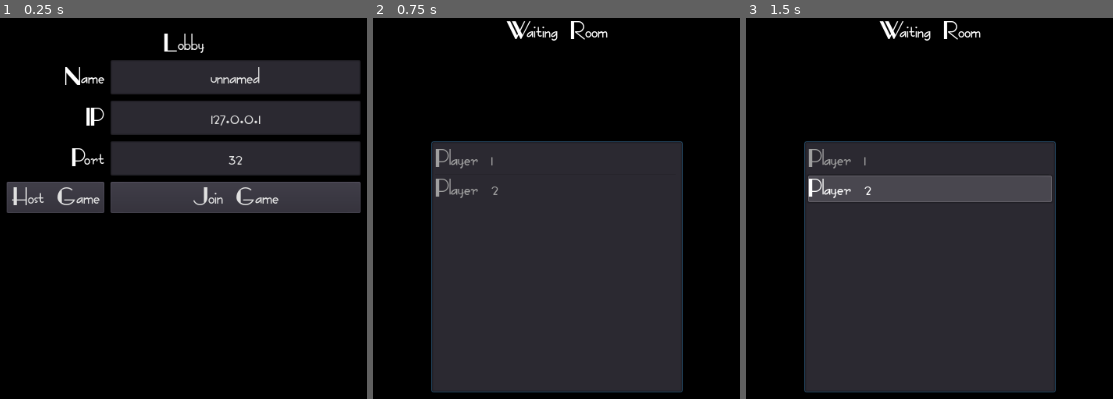
Above: before the commit, frames 1-3 (left to right).
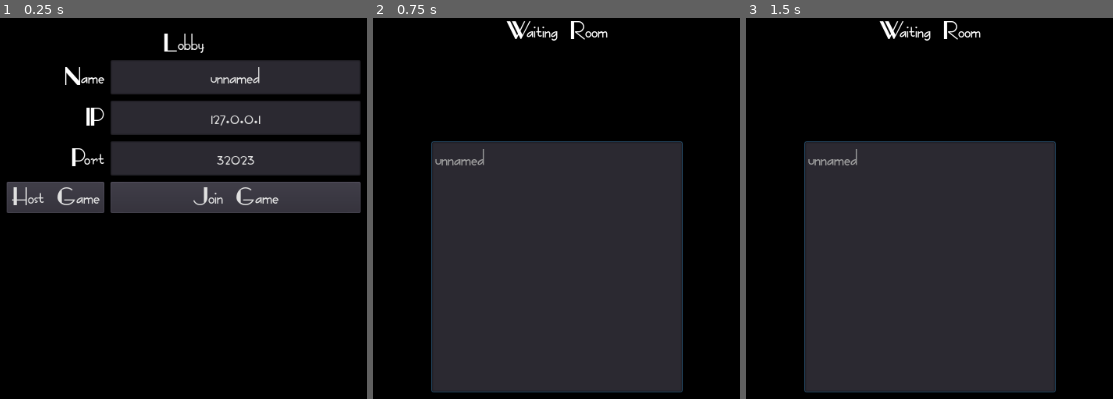
Above: after the commit, the same moments.

Repository: holywar20/GodotGetaway
Game: Godot game, scene res://Lobby/Lobby.tscn
The game is run twice, just before and just after one commit, with the same random seed, the same clock (stepped at 60 frames per second) and the same inputs.
Inputs:
- Up to frame 1 (0.25 s): no input
- Up to frame 2 (0.75 s): click "Host Game" at 0.5 s
- Up to frame 3 (1.5 s): click "Join Game" at 1.25 s

The runs differ from the first frame. In frame 1, 0.2% of the frame differs, in the area x 59-70%, y 36-39%; in frame 2, 0.5%; in frame 3, 4.8%, in the area x 16-84%, y 34-49%.

Commit message:
Added Networking & Basic movement

Diff:
--- a/Lobby/Lobby.gd
+++ b/Lobby/Lobby.gd
@@ -1,17 +1,27 @@
 extends Control
 
+# Text boxes
 onready var nameTextBox = $VBox/Center/Grid/NameTextBox
 onready var portTextBox = $VBox/Center/Grid/PortTextBox
 onready var ipTextBox = $VBox/Center/Grid/IPTextBox
 
+
+#sub scenes
+onready var waitingRoom = $WaitingRoom
+
 func _ready():
 	nameTextBox.text = Saved.saveData["PlayerName"]
+	portTextBox.text = str(Network.DEFAULT_PORT)
+	ipTextBox.text = str(Network.DEFAULT_IP)
 
 func _onHostGameButtonDown():
+	Network.selectedPort = int( portTextBox.text )
 	Network.createServer()
 	createWaitingRoom()
 
 func _onJoinGameButtonDown():
+	Network.selectedPort = int( portTextBox.text )
+	Network.selectedIp = ipTextBox.text
 	Network.connectToServer()
 	createWaitingRoom()
 
@@ -20,4 +30,5 @@
 	Saved.saveGame()
 
 func createWaitingRoom():
-	$WaitingRoom.popup_centered()
+	waitingRoom.popup_centered()
+	waitingRoom.refreshPlayers( Network.players )
--- a/Lobby/WaitingRoom.gd
+++ b/Lobby/WaitingRoom.gd
@@ -10,4 +10,4 @@
 
 	for id in players:
 		var player = players[id]["PlayerName"]
-		playerList.addItem( player , null , false )
+		playerList.add_item( player , null , false )
--- a/Lobby/WaitingRoom.tscn
+++ b/Lobby/WaitingRoom.tscn
@@ -1,11 +1,16 @@
-[gd_scene load_steps=2 format=2]
+[gd_scene load_steps=3 format=2]
 
 [ext_resource path="res://Lobby/LobbyTheme.tres" type="Theme" id=1]
+[ext_resource path="res://Lobby/WaitingRoom.gd" type="Script" id=2]
 
-[node name="WaitingRoom" type="Popup"]
+[node name="WaitingRoom" type="Popup" groups=[
+"WaitingRoom",
+]]
+visible = true
 anchor_right = 1.0
 anchor_bottom = 1.0
 theme = ExtResource( 1 )
+script = ExtResource( 2 )
 __meta__ = {
 "_edit_use_anchors_": false
 }
--- a/Networking/Network.gd
+++ b/Networking/Network.gd
@@ -4,9 +4,15 @@
 const DEFAULT_PORT = 32023
 const MAX_PLAYERS = 4
 
+const WAITING_ROOM_GROUP = "WaitingRoom"
+
+var selectedPort : int
+var selectedIp : String
+
 var localPlayerId = 0
 sync var players = {}
 sync var playerData = {}
+# puppet , master
 
 signal playerDisconneceted
 signal serverDisconnected
@@ -26,7 +32,7 @@
 # Host a Server
 func createServer():
 	var peer = NetworkedMultiplayerENet.new()
-	peer.create_server( DEFAULT_PORT , MAX_PLAYERS )
+	peer.create_server( selectedPort , MAX_PLAYERS )
 	get_tree().set_network_peer( peer )
 
 	addToPlayerList()
@@ -40,18 +46,25 @@
 	var peer = NetworkedMultiplayerENet.new()
 	get_tree().connect("connected_to_server" , self, "_onConnectedToServer")
 
-	peer.create_client( DEFAULT_IP , DEFAULT_PORT )
+	peer.create_client( selectedIp , selectedPort )
 	get_tree().set_network_peer( peer )
 
 func _onConnectedToServer():
 	addToPlayerList()
-	rpc("_sendPlayerInfo" , localPlayerId )
+	rpc("_sendPlayerInfo" , localPlayerId , playerData )
 
 # Remote key word means this is run on all peers
-remote func _sendPlayerInfo( id ):
-	print( str(id) + " has connected.")
+remote func _sendPlayerInfo( id , data ):
+	players[id] = data
+
+	if( localPlayerId == 1 ):
+		rset("players" , players)
+		rpc("updateWaitingRoom")
 
 func addToPlayerList():
 	localPlayerId = get_tree().get_network_unique_id()
 	playerData = Saved.saveData
 	players[localPlayerId] = playerData
+
+sync func updateWaitingRoom():
+	get_tree().call_group( WAITING_ROOM_GROUP , "refreshPlayers" , players )
--- /dev/null
+++ b/Player/Player.gd
@@ -0,0 +1,67 @@
+extends VehicleBody
+
+const MAX_STEER_ANGLE = 0.35
+const STEER_SPEED = 1
+
+const MAX_ENGINE_FORCE = 175
+const MAX_BRAKE_FORCE = 10
+const MAX_SPEED = 100
+
+# current state
+var steerTarget = 0.0
+var steerAngle = 0.0
+
+func _ready():
+	pass
+
+func _physics_process(delta):
+	drive( delta )
+
+func drive( delta ):
+	steering = applySteering( delta )
+	engine_force = applyThrottle()
+	brake = applyBrakes()
+
+func applyBrakes():
+	var brakeVal = 0
+	var brakeStrength = Input.get_action_strength("Brake")
+
+	if( brakeStrength ):
+		brakeVal = brakeStrength
+
+	print( brakeVal )
+
+	return brakeVal * MAX_BRAKE_FORCE
+
+
+func applyThrottle():
+	var throttleVal = 0
+	var forward = Input.get_action_strength("Forward")
+	var back = Input.get_action_strength("Back")
+
+	if linear_velocity.length() < MAX_SPEED:
+		if back:
+			throttleVal = -back
+		if forward:
+			throttleVal = forward
+
+	return throttleVal * MAX_ENGINE_FORCE
+
+func applySteering( delta ):
+	var steerVal = 0.0
+	var left = Input.get_action_strength("SteerLeft")
+	var right = Input.get_action_strength("SteerRight")
+
+	if( left ):
+		steerVal = left
+	elif( right ):
+		steerVal = -right
+
+	steerAngle = steerVal * MAX_STEER_ANGLE
+
+	if( steerTarget < steerAngle ):
+		steerAngle -= STEER_SPEED * delta
+	elif ( steerTarget > steerAngle ):
+		steerAngle += STEER_SPEED * delta
+
+	return steerAngle
--- /dev/null
+++ b/Player/Player.tscn
@@ -0,0 +1,94 @@
+[gd_scene load_steps=7 format=2]
+
+[ext_resource path="res://Player/Player.gd" type="Script" id=1]
+
+[sub_resource type="SpatialMaterial" id=3]
+albedo_color = Color( 1, 0.109804, 0.109804, 1 )
+
+[sub_resource type="CubeMesh" id=1]
+material = SubResource( 3 )
+size = Vector3( 2, 1.4, 4 )
+
+[sub_resource type="BoxShape" id=5]
+extents = Vector3( 1, 0.700103, 2.00597 )
+
+[sub_resource type="CylinderMesh" id=2]
+top_radius = 0.4
+bottom_radius = 0.4
+height = 0.25
+
+[sub_resource type="SpatialMaterial" id=4]
+albedo_color = Color( 0.117647, 0.847059, 0.815686, 1 )
+
+[node name="Player" type="VehicleBody"]
+mass = 122.449
+script = ExtResource( 1 )
+
+[node name="MeshInstance" type="MeshInstance" parent="."]
+transform = Transform( 1, 0, 0, 0, 1, 0, 0, 0, 1, 0, 1.41999, 0 )
+mesh = SubResource( 1 )
+material/0 = null
+
+[node name="CollisionShape" type="CollisionShape" parent="."]
+transform = Transform( 1, 0, 0, 0, 1, 0, 0, 0, 1, 0.00134993, 1.41034, -0.00724769 )
+shape = SubResource( 5 )
+
+[node name="WheeiLeftRear" type="VehicleWheel" parent="."]
+transform = Transform( 1, 0, 0, 0, 1, 0, 0, 0, 1, -1.0109, 0.288596, -1.60288 )
+wheel_rest_length = 0.4
+wheel_friction_slip = 5.0
+suspension_travel = 0.4
+suspension_stiffness = 25.0
+suspension_max_force = 900.0
+
+[node name="MeshInstance" type="MeshInstance" parent="WheeiLeftRear"]
+transform = Transform( -4.37114e-08, -1, 0, 1, -4.37114e-08, 0, 0, 0, 1, 0.00102174, 0, 0.00766158 )
+mesh = SubResource( 2 )
+material/0 = SubResource( 4 )
+
+[node name="WheelLeftFront" type="VehicleWheel" parent="."]
+transform = Transform( 1, 0, 0, 0, 1, 0, 0, 0, 1, -1.018, 0.289, 1.404 )
+use_as_traction = true
+use_as_steering = true
+wheel_rest_length = 0.4
+wheel_friction_slip = 10.0
+suspension_travel = 0.4
+suspension_stiffness = 25.0
+suspension_max_force = 900.0
+
+[node name="MeshInstance" type="MeshInstance" parent="WheelLeftFront"]
+transform = Transform( -4.37114e-08, -1, 0, 1, -4.37114e-08, 0, 0, 0, 1, 0, 0, 0 )
+mesh = SubResource( 2 )
+material/0 = SubResource( 4 )
+
+[node name="WheelRightFront" type="VehicleWheel" parent="."]
+transform = Transform( 1, 0, 0, 0, 1, 0, 0, 0, 1, 0.969, 0.289, 1.401 )
+use_as_traction = true
+use_as_steering = true
+wheel_rest_length = 0.4
+wheel_friction_slip = 10.0
+suspension_travel = 0.4
+suspension_stiffness = 25.0
+suspension_max_force = 900.0
+
+[node name="MeshInstance" type="MeshInstance" parent="WheelRightFront"]
+transform = Transform( -4.37114e-08, -1, 0, 1, -4.37114e-08, 0, 0, 0, 1, 0.00102174, 0, 0.00766158 )
+mesh = SubResource( 2 )
+material/0 = SubResource( 4 )
+
+[node name="WheelRightRear" type="VehicleWheel" parent="."]
+transform = Transform( 1, 0, 0, 0, 1, 0, 0, 0, 1, 0.969, 0.289, -1.595 )
+wheel_rest_length = 0.4
+wheel_friction_slip = 5.0
+suspension_travel = 0.4
+suspension_stiffness = 25.0
+suspension_max_force = 900.0
+
+[node name="MeshInstance" type="MeshInstance" parent="WheelRightRear"]
+transform = Transform( -4.37114e-08, -1, 0, 1, -4.37114e-08, 0, 0, 0, 1, 0.00102174, 0, 0.00766158 )
+mesh = SubResource( 2 )
+material/0 = null
+
+[node name="Camera" type="Camera" parent="."]
+transform = Transform( -1, 0, -8.74228e-08, 0, 1, 0, 8.74228e-08, 0, -1, 0, 2.07338, -7.407 )
+far = 600.0
--- a/SaveGame/Saved.gd
+++ b/SaveGame/Saved.gd
@@ -1,6 +1,7 @@
 extends Node
 
 var saveData = {}
+# %APPDATA%/Name
 const SAVEGAME = "user://Savegame.json"
 
 func _ready():
--- /dev/null
+++ b/World/World.tscn
@@ -0,0 +1,58 @@
+[gd_scene load_steps=3 format=2]
+
+[ext_resource path="res://Player/Player.tscn" type="PackedScene" id=1]
+
+[sub_resource type="SpatialMaterial" id=1]
+albedo_color = Color( 0.823529, 0.0156863, 0.623529, 1 )
+metallic = 0.85
+metallic_specular = 0.97
+rim_enabled = true
+rim = 0.14
+rim_tint = 0.89
+
+[node name="World" type="Spatial"]
+
+[node name="Floor" type="CSGBox" parent="."]
+use_collision = true
+width = 200.0
+height = 1.0
+depth = 200.0
+
+[node name="Wall1" type="CSGBox" parent="Floor"]
+transform = Transform( 1, 0, 0, 0, 1, 0, 0, 0, 1, 0, 0, 100 )
+width = 200.0
+height = 15.0
+depth = 1.0
+
+[node name="Wall2" type="CSGBox" parent="Floor"]
+transform = Transform( 1, 0, 0, 0, 1, 0, 0, 0, 1, 0, 0, -100 )
+width = 200.0
+height = 15.0
+depth = 1.0
+
+[node name="Wall3" type="CSGBox" parent="Floor"]
+transform = Transform( -4.37114e-08, 0, -1, 0, 1, 0, 1, 0, -4.37114e-08, 100, 0, 4.37114e-06 )
+width = 200.0
+height = 15.0
+depth = 1.0
+
+[node name="Wall4" type="CSGBox" parent="Floor"]
+transform = Transform( -4.37114e-08, 0, -1, 0, 1, 0, 1, 0, -4.37114e-08, -100, 0, -4.37114e-06 )
+width = 200.0
+height = 15.0
+depth = 1.0
+
+[node name="CSGTorus" type="CSGTorus" parent="Floor"]
+transform = Transform( 4, 0, 0, 0, -1.74846e-07, -4, 0, 4, -1.74846e-07, 0, 5, 1.63038 )
+material = SubResource( 1 )
+
+[node name="CSGTorus2" type="CSGTorus" parent="Floor"]
+transform = Transform( 3.4641, 2, -8.74228e-08, 0, -1.74846e-07, -4, -2, 3.4641, -1.51421e-07, 7, 5, 28.6304 )
+material = SubResource( 1 )
+
+[node name="CSGTorus3" type="CSGTorus" parent="Floor"]
+transform = Transform( 1.03528, 3.8637, -1.68888e-07, 0, -1.74846e-07, -4, -3.8637, 1.03528, -4.52534e-08, 31, 5, 43.6304 )
+material = SubResource( 1 )
+
+[node name="Player" parent="." instance=ExtResource( 1 )]
+transform = Transform( 1, 0, 0, 0, 1, 0, 0, 0, 1, 0, 1, -33 )
--- a/project.godot
+++ b/project.godot
@@ -28,6 +28,39 @@
 
 window/dpi/allow_hidpi=true
 
+[input]
+
+Forward={
+"deadzone": 0.5,
+"events": [ Object(InputEventKey,"resource_local_to_scene":false,"resource_name":"","device":0,"alt":false,"shift":false,"control":false,"meta":false,"command":false,"pressed":false,"scancode":87,"unicode":0,"echo":false,"script":null)
+, Object(InputEventJoypadMotion,"resource_local_to_scene":false,"resource_name":"","device":0,"axis":1,"axis_value":-1.0,"script":null)
+ ]
+}
+Back={
+"deadzone": 0.5,
+"events": [ Object(InputEventKey,"resource_local_to_scene":false,"resource_name":"","device":0,"alt":false,"shift":false,"control":false,"meta":false,"command":false,"pressed":false,"scancode":83,"unicode":0,"echo":false,"script":null)
+, Object(InputEventJoypadMotion,"resource_local_to_scene":false,"resource_name":"","device":0,"axis":1,"axis_value":1.0,"script":null)
+ ]
+}
+SteerLeft={
+"deadzone": 0.5,
+"events": [ Object(InputEventKey,"resource_local_to_scene":false,"resource_name":"","device":0,"alt":false,"shift":false,"control":false,"meta":false,"command":false,"pressed":false,"scancode":65,"unicode":0,"echo":false,"script":null)
+, Object(InputEventJoypadMotion,"resource_local_to_scene":false,"resource_name":"","device":0,"axis":0,"axis_value":-1.0,"script":null)
+ ]
+}
+SteerRight={
+"deadzone": 0.5,
+"events": [ Object(InputEventKey,"resource_local_to_scene":false,"resource_name":"","device":0,"alt":false,"shift":false,"control":false,"meta":false,"command":false,"pressed":false,"scancode":68,"unicode":0,"echo":false,"script":null)
+, Object(InputEventJoypadMotion,"resource_local_to_scene":false,"resource_name":"","device":0,"axis":0,"axis_value":1.0,"script":null)
+ ]
+}
+Brake={
+"deadzone": 0.5,
+"events": [ Object(InputEventJoypadButton,"resource_local_to_scene":false,"resource_name":"","device":0,"button_index":7,"pressure":0.0,"pressed":false,"script":null)
+, Object(InputEventKey,"resource_local_to_scene":false,"resource_name":"","device":0,"alt":false,"shift":false,"control":false,"meta":false,"command":false,"pressed":false,"scancode":32,"unicode":0,"echo":false,"script":null)
+ ]
+}
+
 [rendering]
 
 environment/default_environment="res://default_env.tres"
